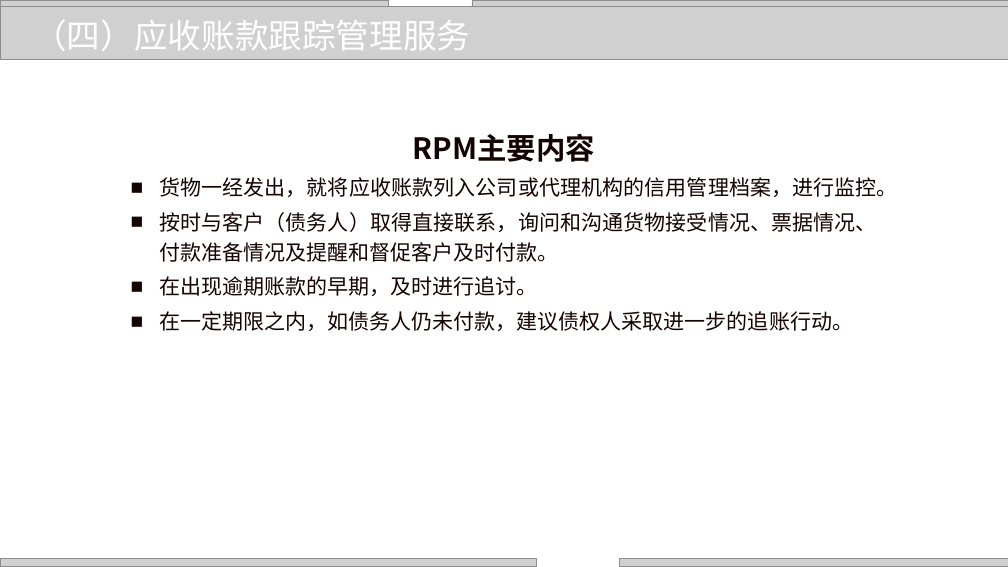
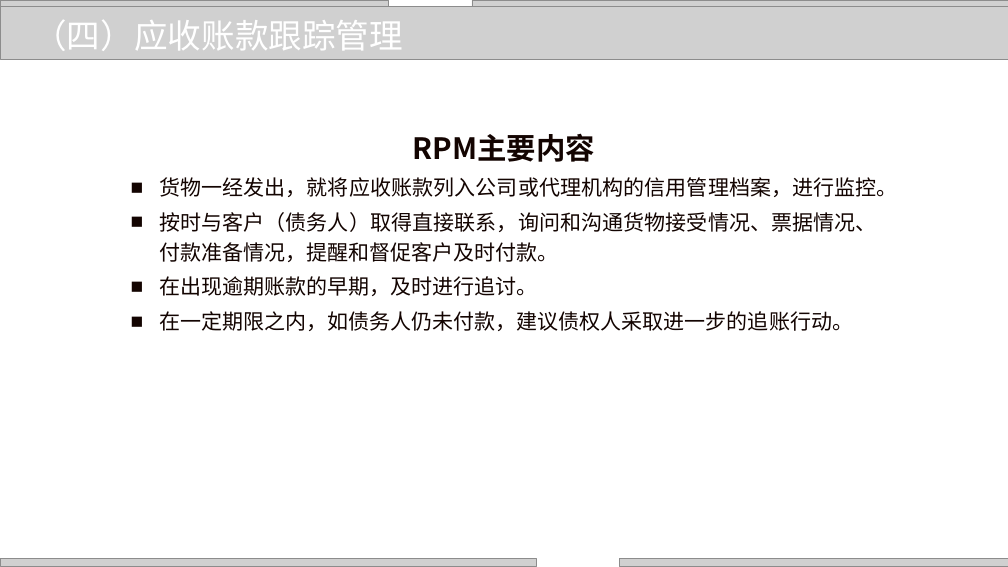
Before and after one commit to zhangjianzhang/internet_credit, a slide deck: slide 7 of files/slides/lecture_11.pptx. Drawn at 1008x567 pixels with LibreOffice and Linux fonts; fonts in the diff are those of the drawing; grey boxes stand for pictures; background and template pictures are left out. Boxes give left, top, right and bottom in pixels: in the first picture for what was removed or moved away, otherwise in the second. Text is boxed around its words. In the diff, an @@ line names an element or a change of style, - is before the commit and + after.

```diff
--- a/files/slides/lecture_11.pptx
+++ b/files/slides/lecture_11.pptx
@@ text at box(33, 20, 403, 51): text changed @@
-（四）应收账款跟踪管理服务
+（四）应收账款跟踪管理
@@ text at box(159, 212, 877, 262): text changed @@
-■ 按时与客户（债务人）取得直接联系，询问和沟通货物接受情况、票据情况、付款准备情况及提醒和督促客户及时付款。
+■ 按时与客户（债务人）取得直接联系，询问和沟通货物接受情况、票据情况、付款准备情况，提醒和督促客户及时付款。
```
Also in this commit, not shown: 23 other slides changed, 5 other files.
